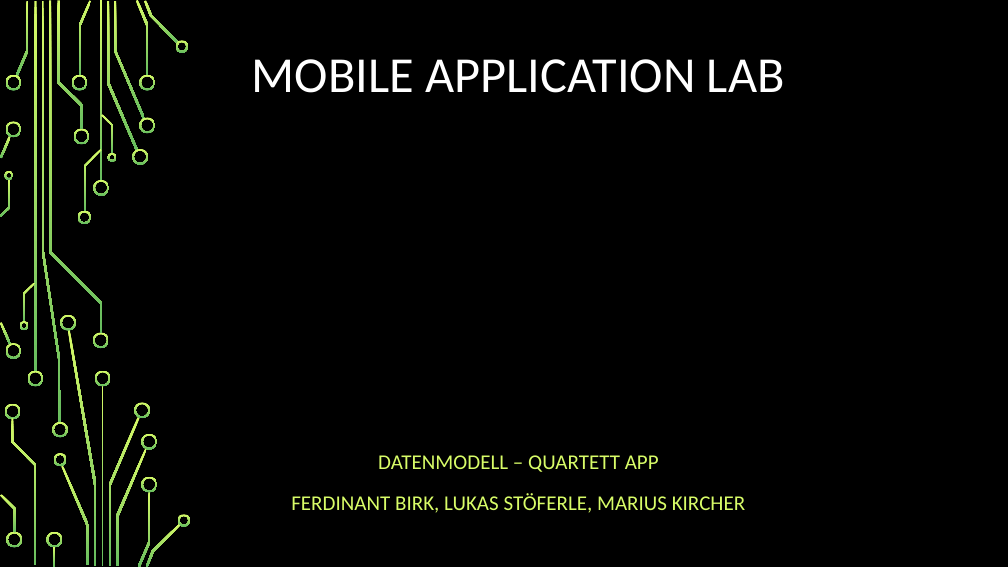
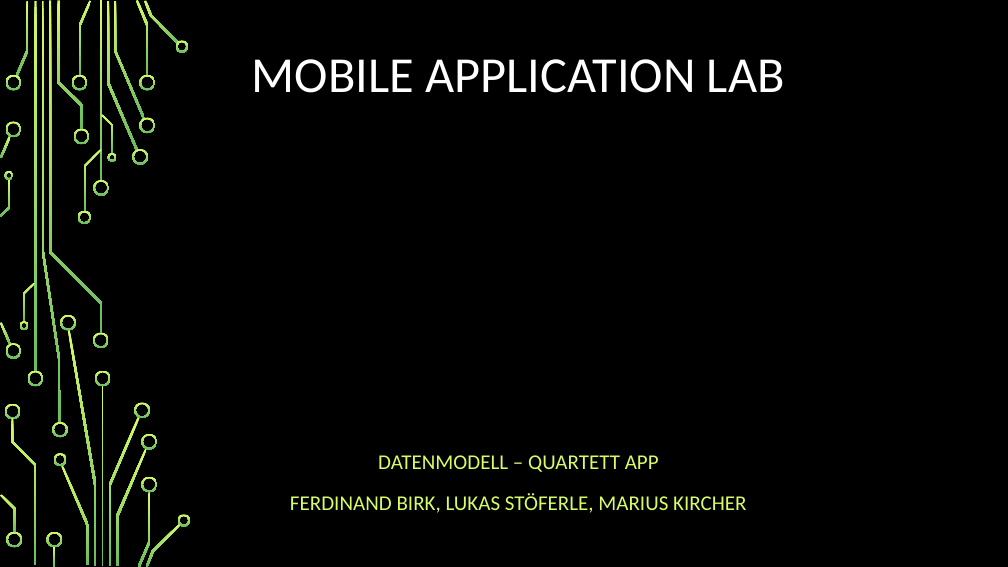
Before and after one commit to snap10/FancyQuartett, a slide deck: slide 1 of FancyQuartettDatenmodell/Datenmodell_PPT.pptx. Drawn at 1008x567 pixels with LibreOffice and Linux fonts; fonts in the diff are those of the drawing; background and template pictures are left out. Boxes give left, top, right and bottom in pixels: in the first picture for what was removed or moved away, otherwise in the second. Text is boxed around its words. In the diff, an @@ line names an element or a change of style, - is before the commit and + after.

Commit message:
Namenskorrektur :P

```diff
--- a/FancyQuartettDatenmodell/Datenmodell_PPT.pptx
+++ b/FancyQuartettDatenmodell/Datenmodell_PPT.pptx
@@ subtitle at [290,493,746,513]: text changed @@
-FERDINANT BIRK, LUKAS STÖFERLE, MARIUS KIRCHER
+FERDINAND BIRK, LUKAS STÖFERLE, MARIUS KIRCHER
```
